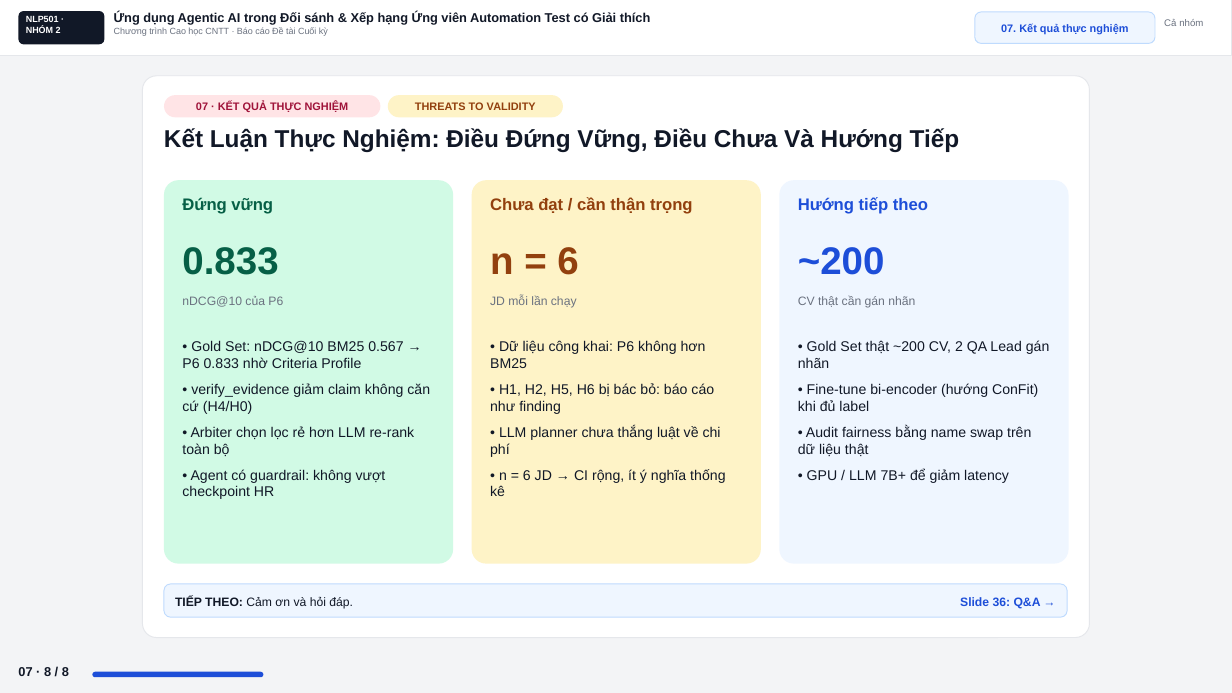
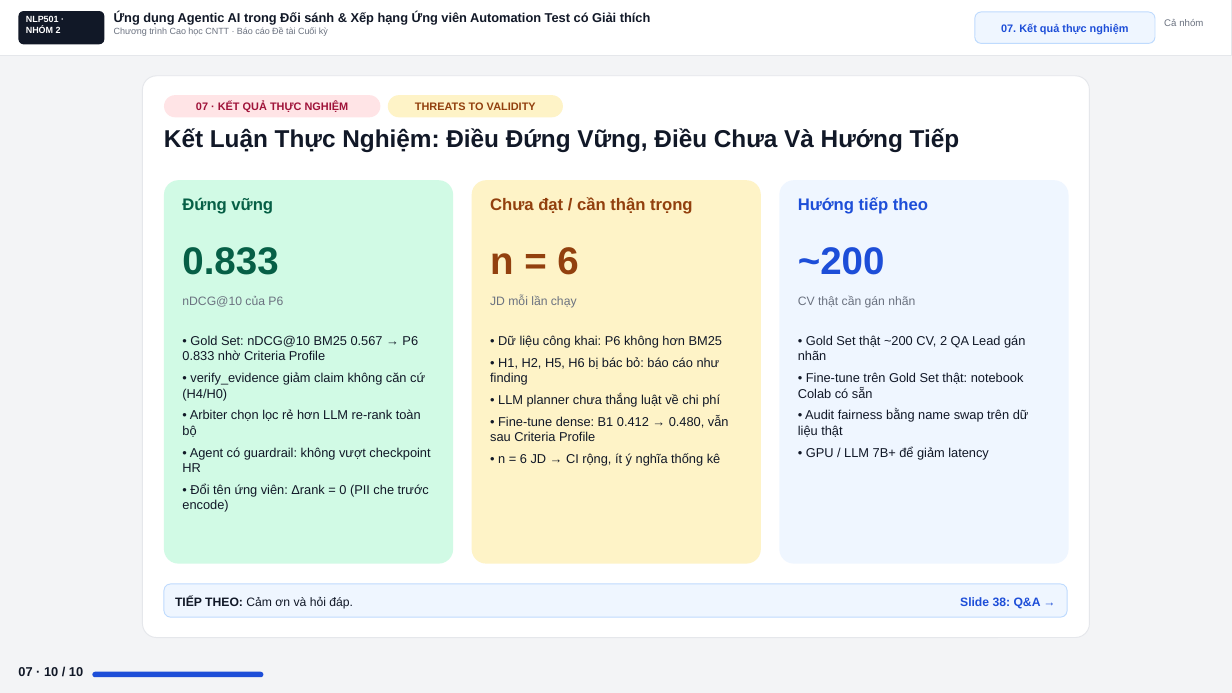
Before and after one commit to ZgsNat/NLP501.22_GROUP_2, a slide deck: slide 37 of Slide_Group2_NLP501-3.pptx (slide 35 before the commit). Drawn at 1232x693 pixels with LibreOffice and Linux fonts; fonts in the diff are those of the drawing. Boxes give left, top, right and bottom in pixels: in the first picture for what was removed or moved away, otherwise in the second. Text is boxed around its words. In the diff, an @@ line names an element or a change of style, - is before the commit and + after.

Commit message:
feat: add fine-tune results to slides and README
- Dense encoder trains with CachedMultipleNegativesRankingLoss (mini-batch 4) to avoid the CPU crash at batch 16
- Fine-tune slide, ConFit prior-work row and conclusion use the 29/10 runs (Gold Set and public data)
- ConFit row now reports the public-data result where fine-tuned dense beats BM25
- README documents fine-tune metrics and base vs fine-tuned nDCG@10

```diff
--- a/Slide_Group2_NLP501-3.pptx
+++ b/Slide_Group2_NLP501-3.pptx
@@ text at [182, 335, 430, 472]: size 11 to 10 pt in "• Gold Set: nDCG@10 BM25 0.567 → ...", "• verify_evidence giảm claim không căn cứ ...", "• Arbiter chọn lọc rẻ hơn LLM ...", "• Agent có guardrail: không vượt checkpoint ..."; less space between paragraphs @@
@@ text at [490, 335, 722, 466]: size 11 to 10 pt in "• Dữ liệu công khai: P6 không ...", "• H1, H2, H5, H6 bị bác ...", "• LLM planner chưa thắng luật về ...", "• n = 6 JD → CI ..."; less space between paragraphs @@
@@ text at [798, 335, 1029, 460]: size 11 to 10 pt in "• Gold Set thật ~200 CV, 2 ...", "• Audit fairness bằng name swap trên ...", "• GPU / LLM 7B+ để giảm ..."; less space between paragraphs @@
@@ text at [798, 372, 1024, 398]: text changed; size 11 to 10 pt @@
-• Fine-tune bi-encoder (hướng ConFit) khi đủ label
+• Fine-tune trên Gold Set thật: notebook Colab có sẵn
@@ text at [490, 416, 729, 441]: paragraph added @@
+• Fine-tune dense: B1 0.412 → 0.480, vẫn sau Criteria Profile
@@ text at [182, 484, 429, 512]: paragraph added @@
+• Đổi tên ứng viên: Δrank = 0 (PII che trước encode)
@@ text at [18, 667, 83, 676]: text changed @@
-07 · 8 / 8
+07 · 10 / 10
```
Also in this commit, not shown: 8 other slides changed, 2 slides added, 6 other files.
